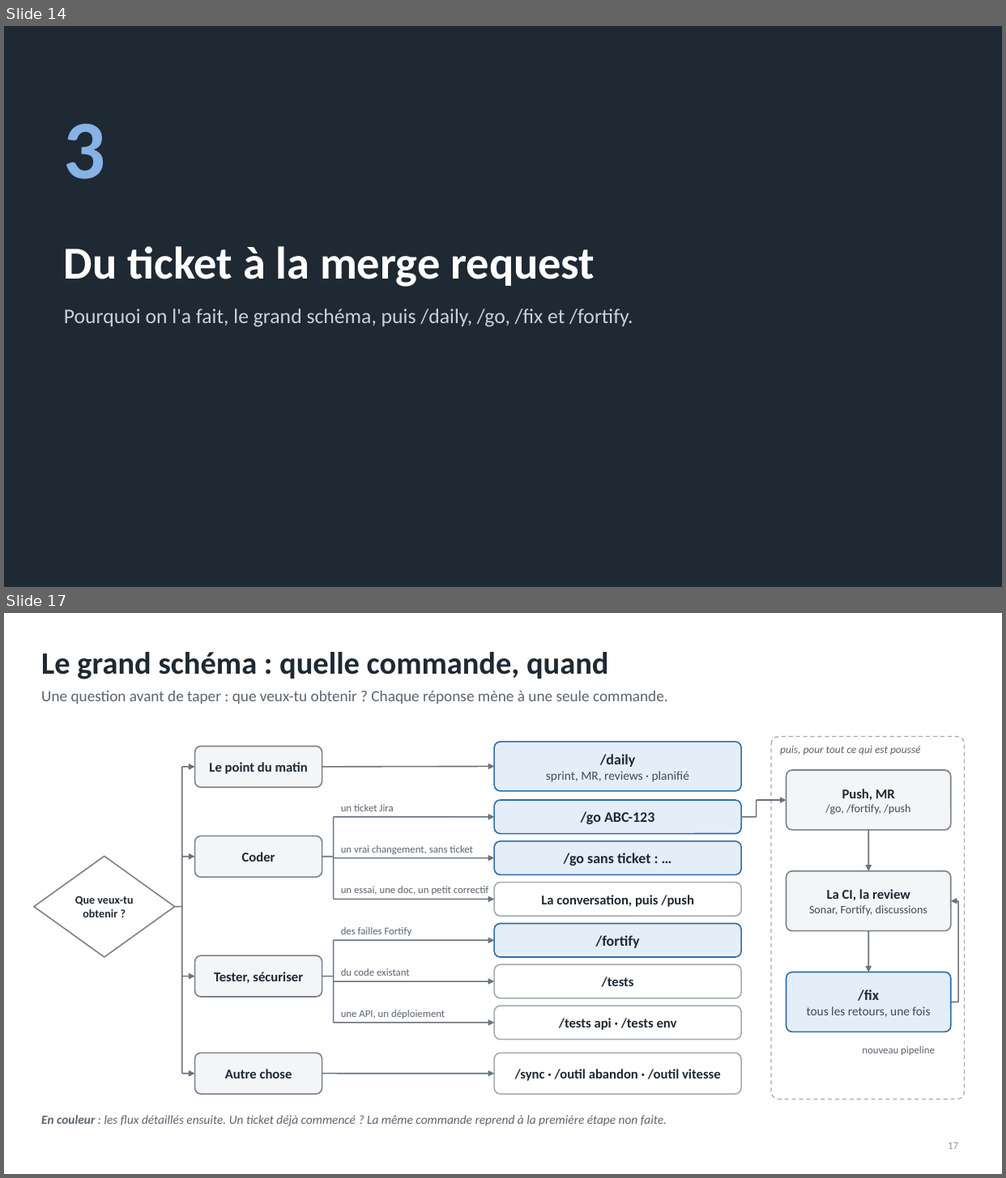
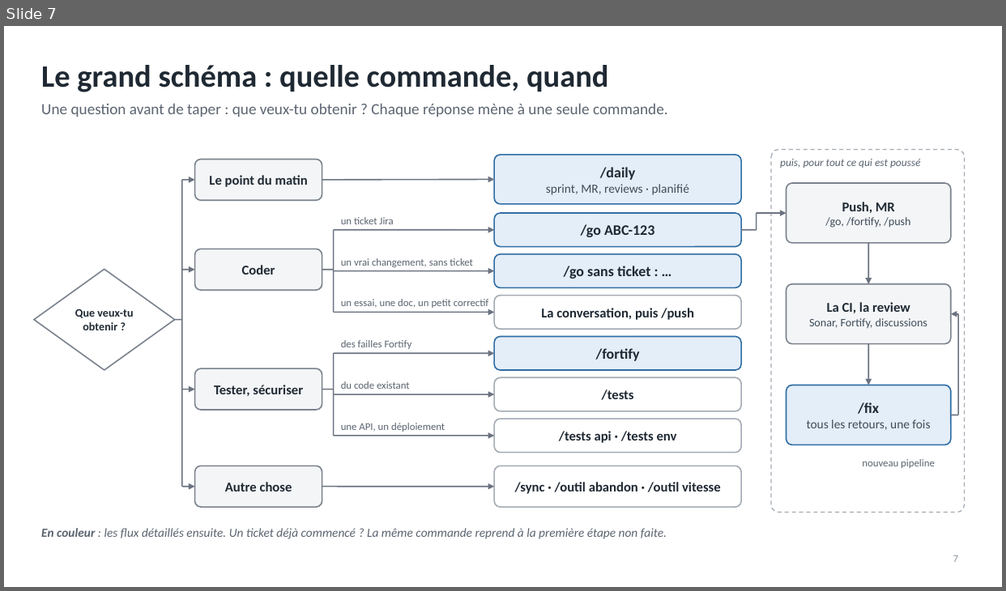
Before and after one commit to RabieDerouiche/OpenRDCode, a slide deck: opencode-v2/docs/presentation-tech-leads.pptx. Shown one above the other, each under a label of ours: slides 14 and 17 before the commit, slide 7 after it; the slides between them are not shown. The pictures are 1006x1178 and 1006x591 pixels, drawn with LibreOffice and Linux fonts; fonts in the diff are those of the drawing. Boxes give left, top, right and bottom in pixels: in the first picture for what was removed or moved away, otherwise in the second. Text is boxed around its words. In the diff, an @@ line names an element or a change of style, - is before the commit and + after.

```diff
--- a/opencode-v2/docs/presentation-tech-leads.pptx
+++ b/opencode-v2/docs/presentation-tech-leads.pptx
@@ slide 14 removed at (4,26,1002,587), background #1F2933 @@
@@ text removed at (64,123,106,179) @@
-3
@@ title removed at (64,246,594,287) @@
-Du ticket à la merge request
@@ text removed at (64,309,633,327) @@
-Pourquoi on l'a fait, le grand schéma, puis /daily, /go, /fix et /fortify.
@@ what was slide 17 is now slide 7 @@
@@ page number at (953,556,958,562): text changed @@
-17
+7
```
Also in this commit, not shown: 7 slides changed, 1 slide added, 16 other slides removed, 3 other files.
